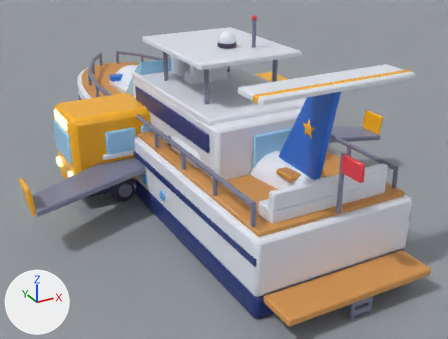
The Blender file world_overhaul/blend/vehicles.blend as it was, and as the next commit left it.
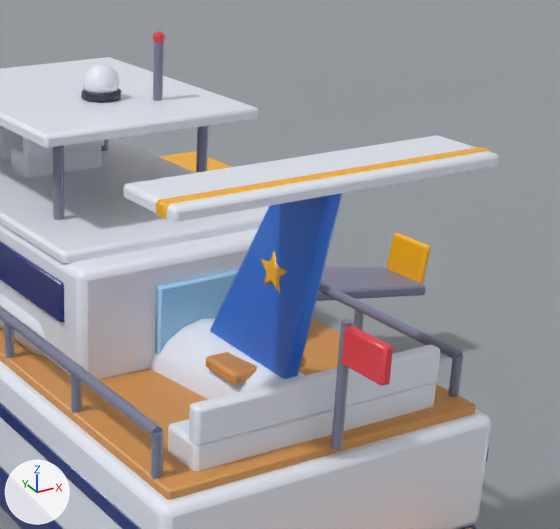
The first picture shows the older version from a 50 mm camera at (-20.3, -43.5, 21.3) aimed at (1.2, -4.5, 1.7). The close-ups show the older and then the newer version on the part from 40% to 99% of the width and 0% to 74% of the height of that picture. Only the edits that show in the close-ups are written down. Lighting does not change. The marker at lower left points along +X, +Y and +Z.

The scene before the commit, as lines of its bpy script (objects in view):
```python
me_privatejet_001 = bpy.data.meshes.new('PrivateJet.001')
me_privatejet_001.from_pydata(...)  # 1908 vertices, 1744 faces; spans x -14.4..14.4, y -19.4..13.9, z 0.0..12.5
me_privatejet_001.materials.append(mat_wo_palette)
me_studioground = bpy.data.meshes.new('StudioGround')
me_studioground.from_pydata([(-3000.0, -3000.0, 0.0), (3000.0, -3000.0, 0.0), (3000.0, 3000.0, 0.0), (-3000.0, 3000.0, 0.0)], [], [(0, 1, 2, 3)])
me_studioground.materials.append(mat_rb_smoothplastic_150_156_162_0)  # grey #969ca2
me_yacht_001 = bpy.data.meshes.new('Yacht.001')
me_yacht_001.from_pydata(...)  # 2100 vertices, 1765 faces; spans x -5.7..5.6, y -22.5..20.0, z -0.5..14.1
me_yacht_001.materials.append(mat_wo_palette)
ob_privatejet = bpy.data.objects.new('PrivateJet', me_privatejet_001)
ob_privatejet.location = (0.0, 0.0, 0.0)
ob_studioground = bpy.data.objects.new('StudioGround', me_studioground)
ob_studioground.location = (0.0, 0.0, -0.02)
ob_yacht = bpy.data.objects.new('Yacht', me_yacht_001)
ob_yacht.location = (0.0, 0.0, 0.0)
# also in view: 'Depot_Bus' at (0.0, 0.0, 3.5)
```
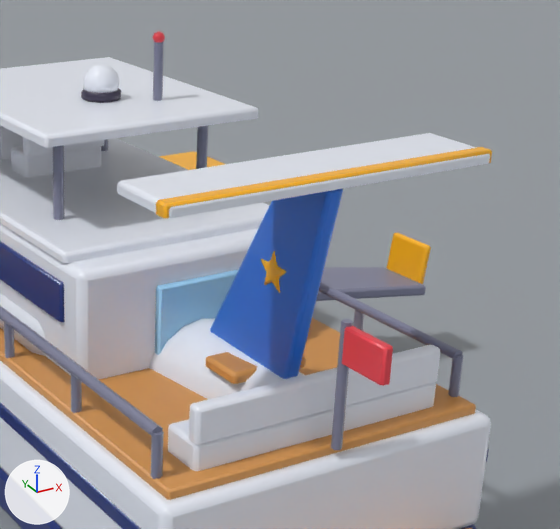
Where the change shows, as pixel boxes [x1, y1, x2, y2] in the close-ups (560 x 529 px; the box of a moved part takes in the faces that stretch with it):
'PrivateJet', reshaped: before [0, 135, 499, 399]; after [0, 133, 492, 399]
part 1 of me_privatejet_001, moved or reshaped: before [124, 135, 499, 222]; after [117, 133, 492, 218]

Edits to the bpy script that builds the scene:
```text
Change me_privatejet_001:
    used by ob_privatejet; location = (0.0, 0.0, 0.0)
    remove me_privatejet_001.from_pydata(...)  # 1908 vertices, 1744 faces; spans x -14.4..14.4, y -19.4..13.9, z 0.0..12.5
    add me_privatejet_001.from_pydata(...)  # 1908 vertices, 1744 faces; spans x -14.4..14.4, y -19.1..13.9, z 0.0..12.5
    me_privatejet_001 part 1
    2 vertices are removed from x -5.0..5.0, y -19.4, z 12.1
    9 faces are deleted
    38 vertices in x -5.0..5.0, y -19.4..-17.0, z 12.1..12.4 move by (0.0, 0.3, 0.0)
    2 vertices are added at (-5.0, -19.1, 12.1), (5.0, -19.1, 12.1)
    9 new faces join them
```
